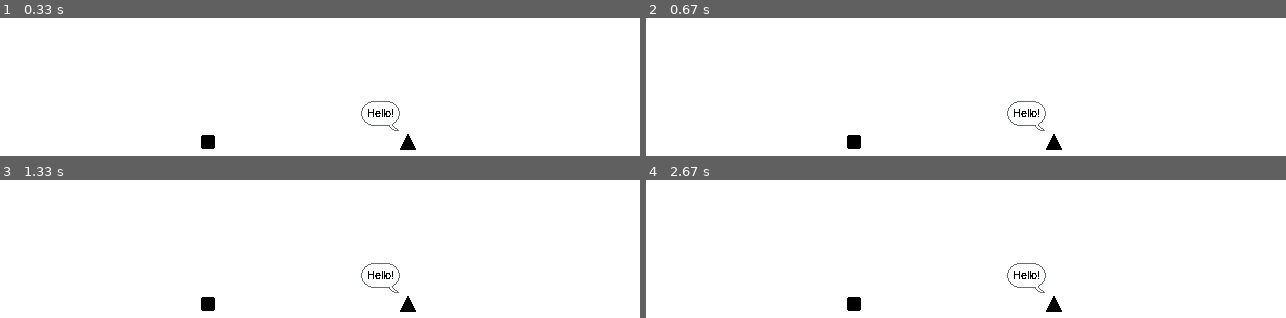
Above: before the commit, frames 1-4 (two rows, left to right).
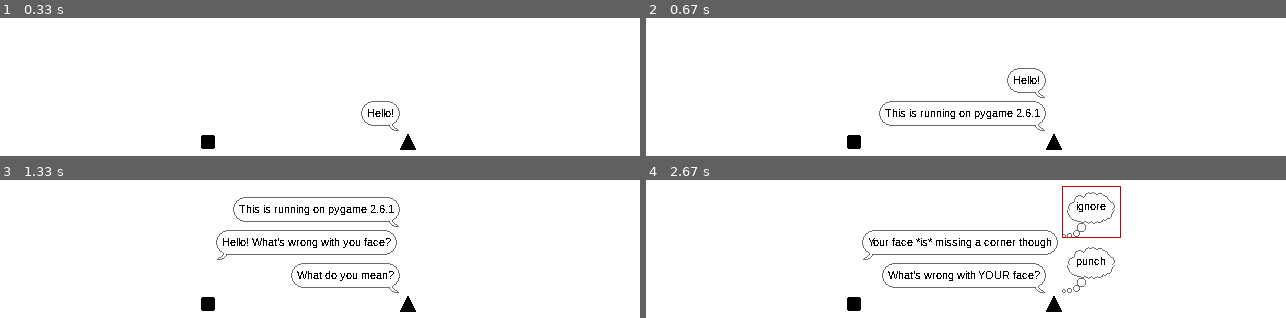
Above: after the commit, the same moments.

Repository: robertpfeiffer/yarn-pygame
Game: pygame game, started from examples/cartoon_example.py
Two runs of this game, one before a commit and one after it. Both use one fixed random seed, a clock stepped at 60 frames per second and the inputs below.
Inputs (mouse positions are in pixels of both pictures, inside the frame that each line leads up to):
- Up to frame 1 (0.33 s): no input
- Up to frame 2 (0.67 s): press the mouse at (1170, 103) at 0.37 s; move the mouse to (1068, 120) at 0.47 s; release the mouse at (966, 136) at 0.6 s
- Up to frame 3 (1.33 s): press the mouse at (524, 265) at 0.7 s; move the mouse to (326, 243) at 0.8 s; release the mouse at (121, 221) at 0.93 s; press the mouse at (524, 265) at 1.03 s; move the mouse to (339, 203) at 1.13 s; release the mouse at (outside the picture) at 1.27 s
- Up to frame 4 (2.67 s): press the mouse at (1170, 265) at 1.37 s; move the mouse to (1074, 290) at 1.47 s; release the mouse at (972, 313) at 1.6 s; press the mouse at (1170, 265) at 1.7 s; move the mouse to (1023, 233) at 1.8 s; release the mouse at (876, 202) at 1.93 s; press the mouse at (1170, 265) at 2.03 s; move the mouse to (946, 231) at 2.13 s; release the mouse at (722, 196) at 2.27 s; press the mouse at (1170, 265) at 2.37 s; move the mouse to (966, 247) at 2.47 s; release the mouse at (767, 229) at 2.6 s

Frame 1 is identical in both runs. In frame 2, 1.0% of the frame differs, in the area x 36-63%, y 36-79%; in frame 3, 2.3%; in frame 4, 2.6%, in the area x 33-75%, y 4-82%.

Commit message:
tweaks for example code

Diff:
--- a/examples/cartoon_example.py
+++ b/examples/cartoon_example.py
@@ -29,7 +29,7 @@
 template_thought_bubble=NinePatchTemplate(ninpatch, pygame.Rect(24,24,12,12), pygame.Rect(14,14,35,26))
 
 font=pygame.font.SysFont("Arial", 11)
-dialogue=Cartoon("dialogue", "yarns/cartoon_dialogue.json", dict(square=square, triangle=triangle), triangle, template_speech_bubble, template_thought_bubble, 3, font)
+dialogue=Cartoon("dialogue", "yarns/cartoon_dialogue.json", dict(square=square, triangle=triangle), triangle, template_speech_bubble, template_thought_bubble, 3, font, pygame=pygame)
 
 dialogue.deliver_line()
 
@@ -40,14 +40,26 @@
     for e in evs:
         if e.type==pygame.QUIT:
             running=False
-        if e.type==pygame.KEYDOWN and e.key==pygame.K_SPACE:
-            dialogue.advance()
-        if e.type==pygame.KEYDOWN and e.key==pygame.K_RIGHT:
-            dialogue.select_next()
-        if e.type==pygame.KEYDOWN and e.key==pygame.K_LEFT:
-            dialogue.select_prev()
-        if e.type==pygame.KEYDOWN and e.key==pygame.K_RETURN:
-            dialogue.choose_option()
+        if e.type==pygame.MOUSEBUTTONDOWN and e.button==1:
+            if dialogue.thought_bubbles:
+                i=0
+                for bubble in dialogue.thought_bubbles:
+                    if bubble.rect.collidepoint(e.pos):
+                        dialogue.selected=i
+                        dialogue.choose_option()
+                        break
+                    i+=1
+            else:
+                dialogue.advance()
+        if e.type==pygame.MOUSEMOTION:
+            if dialogue.thought_bubbles:
+                i=0
+                for bubble in dialogue.thought_bubbles:
+                    if bubble.rect.collidepoint(e.pos):
+                        dialogue.selected=i
+                        break
+                    i+=1
+
     screen.fill((255,255,255))
     group.draw(screen)
     dialogue.run_stage_direction(screen.get_rect())
--- a/examples/jrpg_example.py
+++ b/examples/jrpg_example.py
@@ -31,7 +31,7 @@
 ninpatch=pygame.image.load("assets/ui/ninpatch.png")
 template=NinePatchTemplate(ninpatch, pygame.Rect(12,12,5,5), pygame.Rect(8,7,18,19))
 font=pygame.font.SysFont("Arial", 11)
-dialogue=JRPG("a heated exchange","yarns/JRPG_dialogue.json", dict(square=square, triangle=triangle), template, font)
+dialogue=JRPG("a heated exchange","yarns/JRPG_dialogue.json", dict(square=square, triangle=triangle), template, font, pygame=pygame)
 
 clock=pygame.time.Clock()
 running=True
--- a/src/yarn/frontend/cartoon.py
+++ b/src/yarn/frontend/cartoon.py
@@ -6,7 +6,7 @@
     pass
 
 class Dialogue(object):
-    def __init__(self, name, path, characters, main_character, speech, thought, n_bubbles, font):
+    def __init__(self, name, path, characters, main_character, speech, thought, n_bubbles, font, **variables):
         self.characters={}
         chars_obj=Characters
 
@@ -28,7 +28,7 @@
         self.min_y=min_y - 3
         self.busy=False
 
-        self.controller=yarn.controller.YarnController(path, name, False, dict(chars=chars_obj))
+        self.controller=yarn.controller.YarnController(path, name, False, dict(chars=chars_obj, **variables))
         self.message=self.controller.message().split("\n")
         self.message_line=0
         self.speech_template=speech
@@ -67,7 +67,7 @@
                 character=self.characters[match2[1]]
                 command=match2[2]
                 args=match2[3].split()
-                print("Stage Direction", character, command, args)
+                #print("Stage Direction", character, command, args)
                 self.busy=True
                 self.stage_direction=character, command, args
                 self.direction_time=0
@@ -75,13 +75,13 @@
                 for bubble in self.bubbles_g:
                     bubble.kill()
                     self.bubbles=[]
-                print(line)
+                #print(line)
             #assert(match or match2)
 
     def run_stage_direction(self, screen_rect):
         if self.busy:
             character, command, args=self.stage_direction
-            print(">", character, command, args, self.direction_time)
+            #print(">", character, command, args, self.direction_time)
 
             if command=="clear":
                 for bubble in self.bubbles:
--- a/src/yarn/frontend/jrpg.py
+++ b/src/yarn/frontend/jrpg.py
@@ -7,7 +7,7 @@
     pass
 
 class Dialogue(object):
-    def __init__(self, name, path, characters, box, font):
+    def __init__(self, name, path, characters, box, font, **variables):
         self.characters={}
         chars_obj=Characters
 
@@ -15,7 +15,7 @@
             self.characters[char_name.lower()]=characters[char_name]
             setattr(chars_obj,char_name,characters[char_name])
 
-        self.controller=yarn.YarnController(path, name, False, dict(chars=chars_obj))
+        self.controller=yarn.YarnController(path, name, False, dict(chars=chars_obj, **variables))
         self.message=self.controller.message().split("\n")
         self.message_line=0
         self.box_template=box
--- a/yarns/JRPG_dialogue.json
+++ b/yarns/JRPG_dialogue.json
@@ -1 +1,32 @@
-[{"tags": [], "title": "Start", "position": {"y": 99, "x": 245}, "colorID": 0, "body": "The square met the triangle.\ntriangle: Hello!\nsquare: Hello! What's wrong with you face?\ntriangle(surprised):What do you mean?\nsquare(happy):I'm just messing with you.\nsquare: Your face *is* missing a corner though\ntriangle(angry):What's wrong with YOUR face?\n[[ignore|Node2]][[punch|Node3]]", "links": ["Node2", "Node3"]}, {"body": "And so they never spoke again", "colorID": 0, "title": "Node2", "position": {"x": 331, "y": 274}, "tags": "", "links": []}, {"body": "Empty Text", "colorID": 0, "title": "Node3", "position": {"x": 47, "y": 286}, "tags": "", "links": []}]
+[
+   {
+      "body": "The square met the triangle.\ntriangle: Hello!\nsquare: Hello! What's wrong with you face?\ntriangle(surprised):What do you mean?\nsquare(happy):I'm just messing with you.\nsquare: Your face *is* missing a corner though\ntriangle(angry):What's wrong with YOUR face?\n[[ignore|Node2]][[punch|Node3]]\n",
+      "colorID": 0,
+      "position": {
+         "x": 245,
+         "y": 99
+      },
+      "tags": [],
+      "title": "Start"
+   },
+   {
+      "body": "And so they never spoke again",
+      "colorID": 0,
+      "position": {
+         "x": 331,
+         "y": 274
+      },
+      "tags": "",
+      "title": "Node2"
+   },
+   {
+      "body": "square: ouch!\n",
+      "colorID": 0,
+      "position": {
+         "x": 47,
+         "y": 286
+      },
+      "tags": [],
+      "title": "Node3"
+   }
+]
--- a/yarns/cartoon_dialogue.json
+++ b/yarns/cartoon_dialogue.json
@@ -1,6 +1,6 @@
 [
    {
-      "body": "triangle: Hello!\nsquare: Hello! What's wrong with you face?\ntriangle:What do you mean?\nsquare:I'm just messing with you.\nsquare: Your face *is* missing a corner though\ntriangle:What's wrong with YOUR face?\n[[ignore|Node2]][[punch|Node3]]",
+      "body": "triangle: Hello!\ntriangle: This is running on pygame <<print pygame.version.ver>>\nsquare: Hello! What's wrong with you face?\ntriangle:What do you mean?\nsquare:I'm just messing with you.\nsquare: Your face *is* missing a corner though\ntriangle:What's wrong with YOUR face?\n[[ignore|Node2]][[punch|Node3]]\n",
       "colorID": 0,
       "position": {
          "x": 81,
